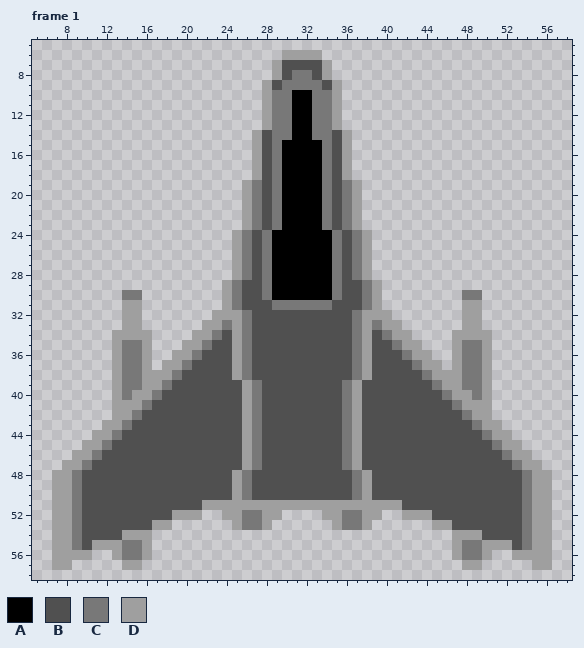
Pixel-art file -- assets/sprites/ships_spritesheet.aseprite. Above is the file before it was changed.
64x64 pixels, 3 frames. Shown: frame 1: x 5..58, y 5..58. The commit also changed other frames, which this record leaves out.
Palette (. is transparent): A #000000  B #505050  C #787878  D #9f9f9f
Pixels before, frame 1 (only the part around the change), first column x 5:
 5 ......................................................
 6 .........................DDDD.........................
 7 ........................DBBBBD........................
 8 ........................DBCCBD........................
 9 .......................DBCCCCBD.......................
10 .......................DCCAACCD.......................
11 .......................DCCAACCD.......................
12 .......................DCCAACCD.......................
13 .......................DCCAACCD.......................
14 ......................DBCCAACCBD......................
15 ......................DBCAAAACBD......................
16 ......................DBCAAAACBD......................
17 ......................DBCAAAACBD......................
18 ......................DBCAAAACBD......................
19 .....................DCBCAAAACBCD.....................
20 .....................DCBCAAAACBCD.....................
21 .....................DCBCAAAACBCD.....................
22 .....................DCBCAAAACBCD.....................
23 .....................DCBCAAAACBCD.....................
24 ....................DCBCAAAAAACBCD....................
25 ....................DCBCAAAAAACBCD....................
26 ....................DCBCAAAAAACBCD....................
27 ....................DCBCAAAAAACBCD....................
28 ....................DCBCAAAAAACBCD....................
29 ...................DCBBCAAAAAACBBCD...................
30 .........CC........DCBBCAAAAAACBBCD........CC.........
31 .........DD........DCBBBCCCCCCBBBCD........DD.........
32 .........DD.......DDDCBBBBBBBBBBCDDD.......DD.........
33 .........DD......DDCDCBBBBBBBBBBCDCDD......DD.........
34 ........DDDD....DDCBDCBBBBBBBBBBCDBCDD....DDDD........
35 ........DCCD...DDCBBDCBBBBBBBBBBCDBBCDD...DCCD........
36 ........DCCD..DDCBBBDCBBBBBBBBBBCDBBBCDD..DCCD........
37 ........DCCD.DDCBBBBDCBBBBBBBBBBCDBBBBCDD.DCCD........
38 ........DCCDDDCBBBBBDCBBBBBBBBBBCDBBBBBCDDDCCD........
39 ........DCCDDCBBBBBBBDCBBBBBBBBCDBBBBBBBCDDCCD........
40 ........DCDDCBBBBBBBBDCBBBBBBBBCDBBBBBBBBCDDCD........
41 ........DDDCBBBBBBBBBDCBBBBBBBBCDBBBBBBBBBCDDD........
42 ........DDCBBBBBBBBBBDCBBBBBBBBCDBBBBBBBBBBCDD........
43 .......DDCBBBBBBBBBBBDCBBBBBBBBCDBBBBBBBBBBBCDD.......
44 ......DDCBBBBBBBBBBBBDCBBBBBBBBCDBBBBBBBBBBBBCDD......
45 .....DDCBBBBBBBBBBBBBDCBBBBBBBBCDBBBBBBBBBBBBBCDD.....
46 ....DDCBBBBBBBBBBBBBBDCBBBBBBBBCDBBBBBBBBBBBBBBCDD....
47 ...DDCBBBBBBBBBBBBBBBDCBBBBBBBBCDBBBBBBBBBBBBBBBCDD...
48 ..DDCBBBBBBBBBBBBBBBDCBBBBBBBBBBCDBBBBBBBBBBBBBBBCDD..
49 ..DDCBBBBBBBBBBBBBBBDCBBBBBBBBBBCDBBBBBBBBBBBBBBBCDD..
50 ..DDCBBBBBBBBBBBBBBBDCBBBBBBBBBBCDBBBBBBBBBBBBBBBCDD..
51 ..DDCBBBBBBBBBBBBDDDDDDDDDDDDDDDDDDDDBBBBBBBBBBBBCDD..
52 ..DDCBBBBBBBBBDDD..DDCCDD....DDCCDD..DDDBBBBBBBBBCDD..
53 ..DDCBBBBBBBDD......DCCD......DCCD......DDBBBBBBBCDD..
54 ..DDCBBBBDDD..............................DDDBBBBCDD..
55 ..DDCBDDDCCD..............................DCCDDDBCDD..
56 ..DDDD..DCCD..............................DCCD..DDDD..
57 ..DD.....DD................................DD.....DD..
58 ......................................................
And afterwards:
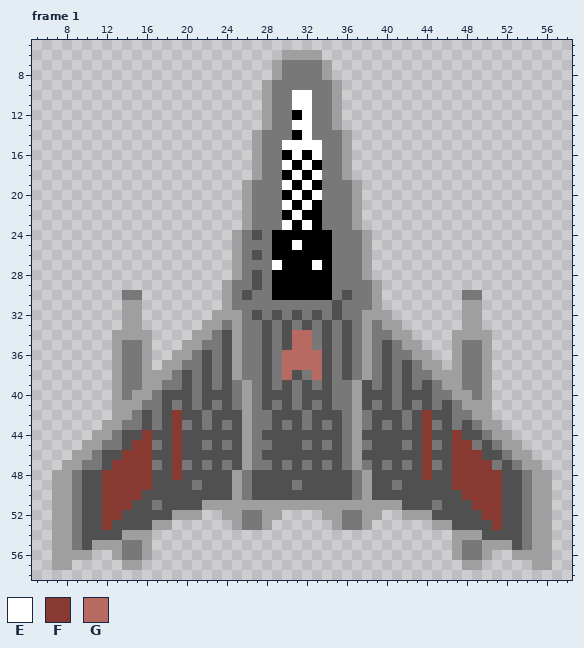
Colours new in this view: E #ffffff  F #883932  G #b86962
Log entry: added sprite for second player ship
Difference:
Frame 1:
Colour B gives way to colour C in row 7 at x 30 to 33; in row 8 at x 30 and 33; in row 9 at x 29 and 34; in rows 14 to 23 at x 28 and 35; in row 24 at x 36; in row 25 at x 27 and 36.
Colour B gives way to colour C in row 26 at x 36; in row 27 at x 27 and 36; in row 28 at x 36; in row 29 at x 26 and 36 to 37; in row 30 at x 27 and 37; in row 31 at x 26 to 28 and 36 to 37.
Colour B gives way to colour C in row 32 at x 28, 30, 32, 34 and 36; in row 33 at x 27, 29, 31, 33 and 35; in row 34 at x 27, 29, 33, 35 and 39; in row 35 at x 23, 27, 29, 33, 35 and 39; in row 36 at x 23, 27, 29, 35, 39 and 41; in row 37 at x 21, 23, 27, 29, 35, 39 and 41.
Colour B gives way to colour C in row 38 at x 21, 23, 27, 29, 32, 35, 39, 41 and 43; in row 39 at x 19, 21, 23, 25, 29, 31, 33, 35, 39, 41 and 43; in row 40 at x 21, 25, 31, 35, 41 and 45; in row 41 at x 17, 19, 21, 23, 25, 29, 31, 33, 35, 39, 41, 43 and 45; in row 42 at x 17, 22, 28, 32, 38, 42 and 47; in row 43 at x 15, 17, 20, 22, 24, 28, 30, 32, 34, 38, 40, 42, 45 and 47.
Colour B gives way to colour C in row 45 at x 13, 17, 22, 24, 28, 32, 34, 38, 42, 45 and 49; in row 47 at x 11, 17, 20, 22, 24, 28, 30, 32, 34, 38, 40, 42, 45 and 51; in row 49 at x 21, 31 and 41; in row 51 at x 17 and 45.
Colour A gives way to colour E in rows 10 to 11 at x 31 to 32; in row 12 at x 32; in row 13 at x 31 to 32; in row 14 at x 32; in row 15 at x 30 to 33; in row 16 at x 31 and 33.
Colour A gives way to colour E in row 17 at x 30 and 32; in row 18 at x 31 and 33; in row 19 at x 30 and 32; in row 20 at x 31 and 33; in row 21 at x 30 and 32; in row 22 at x 31.
Colour A gives way to colour E in row 23 at x 30 and 32; in row 25 at x 31; in row 27 at x 29 and 33.
Colour B gives way to colour F in rows 42 to 43 at x 19 and 44; in row 44 at x 16, 19, 44 and 47; in row 45 at x 15 to 16, 19, 44 and 47 to 48; in row 46 at x 14 to 16, 19, 44 and 47 to 49; in row 47 at x 13 to 16, 19, 44 and 47 to 50; in row 48 at x 12 to 16, 19, 44 and 47 to 51.
Colour B gives way to colour F in row 49 at x 12 to 16 and 47 to 51; in row 50 at x 12 to 15 and 48 to 51; in row 51 at x 12 to 14 and 49 to 51; in row 52 at x 12 to 13 and 50 to 51; in row 53 at x 12 and 51.
Colour B gives way to colour G in rows 34 to 35 at x 31 to 32; in rows 36 to 37 at x 30 to 33; in row 38 at x 30 and 33.
Pixel boxes of the changes (left, top, right, bottom) in both pictures:
changed: (92, 60, 502, 530)
